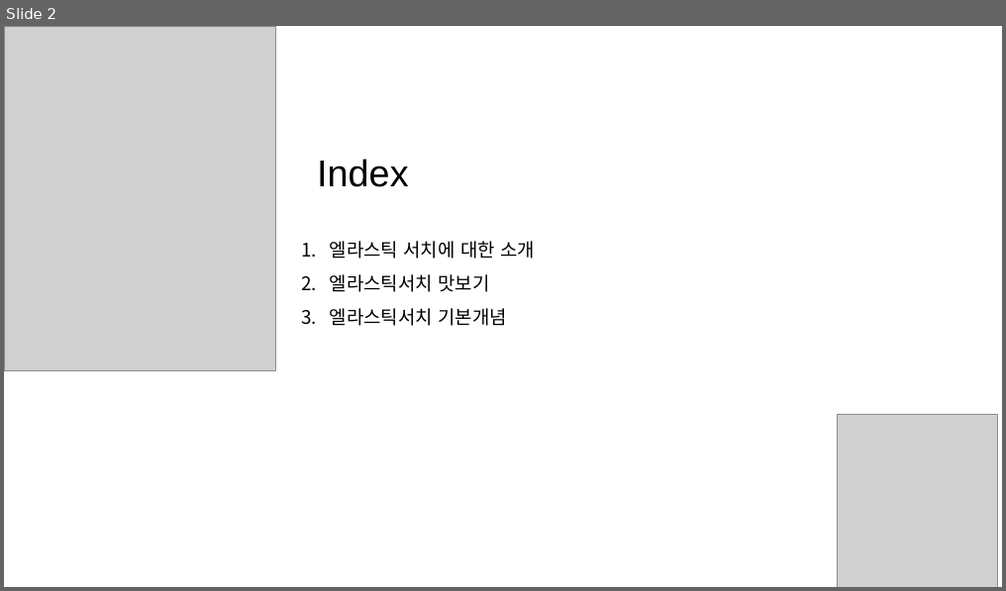
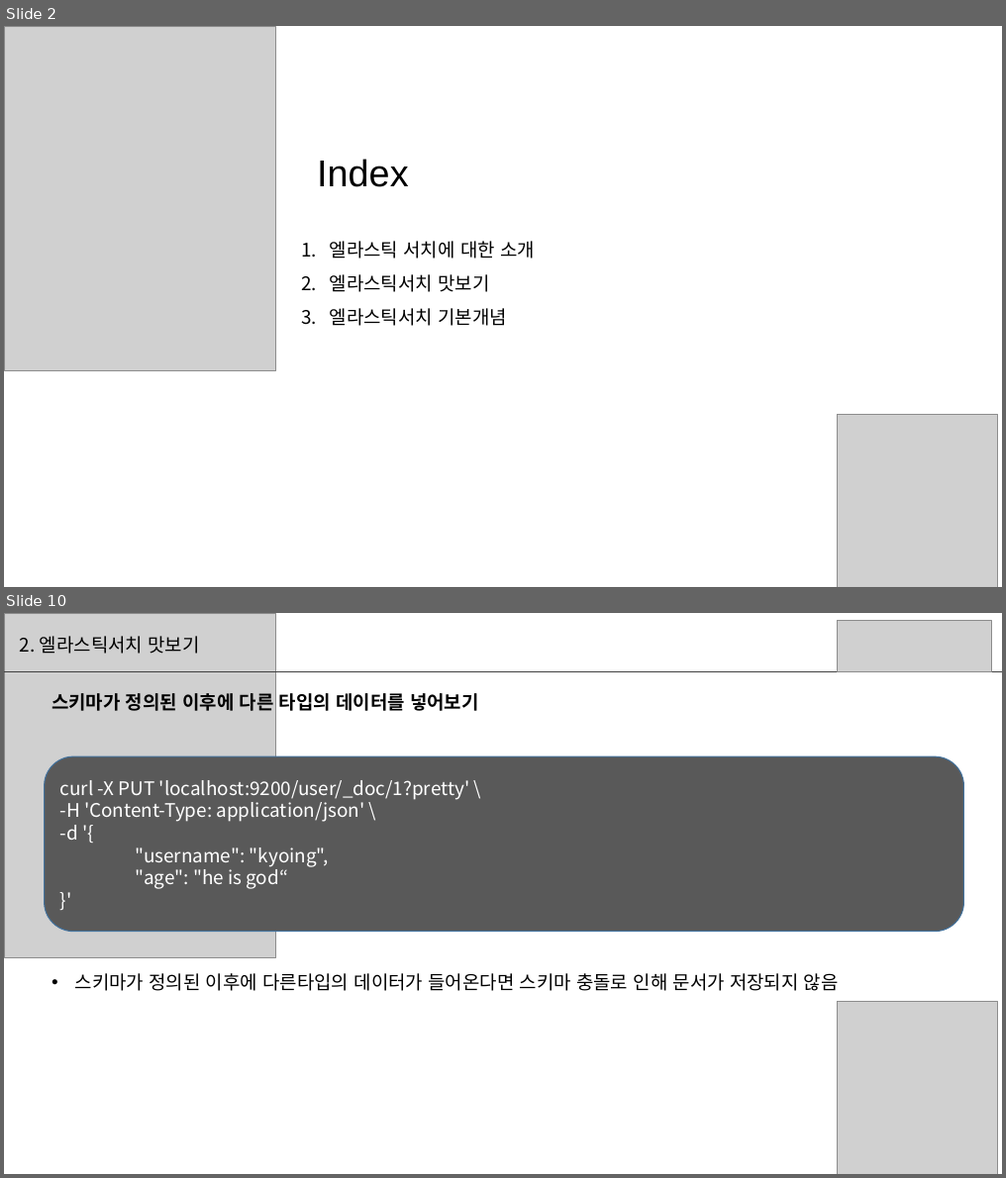
Before and after one commit to sup2is/dev-note, a slide deck: study/elasticsearch/Elasticsearch스터디1주차자료.pptx. Shown one above the other, each under a label of ours: slide 2 before the commit, slides 2 and 10 after it; the slides between them are not shown. The pictures are 1006x591 and 1006x1178 pixels, drawn with LibreOffice and Linux fonts; fonts in the diff are those of the drawing; grey boxes stand for pictures. Boxes give left, top, right and bottom in pixels: in the first picture for what was removed or moved away, otherwise in the second. Text is boxed around its words. In the diff, an @@ line names an element or a change of style, - is before the commit and + after.

```diff
--- a/study/elasticsearch/Elasticsearch스터디1주차자료.pptx
+++ b/study/elasticsearch/Elasticsearch스터디1주차자료.pptx
@@ slide 10 added at <box>4,613,1002,1174</box>, background #FFFFFF @@
@@ picture added at <box>4,613,275,958</box> @@
@@ text added at <box>20,636,200,654</box>, 18 pt, text #000000 @@
+2. 엘라스틱서치 맛보기
@@ picture added at <box>838,620,991,671</box> @@
@@ line added from (4, 672) to (1002, 672), #404040 0.5 pt @@
@@ text added at <box>52,693,479,711</box>, 18 pt, text #000000, bold @@
+스키마가 정의된 이후에 다른 타입의 데이터를 넣어보기
@@ rounded rectangle added at <box>45,757,964,932</box>, fill #595959, outline #43739E 1 pt, 18 pt, text #FFFFFF @@
+curl -X PUT 'localhost:9200/user/_doc/1?pretty' \
+-H 'Content-Type: application/json' \
+-d '{
+"username": "kyoing",
+"age": "he is god“
+}'
@@ text added at <box>75,973,839,991</box>, 18 pt, text #000000 @@
+• 스키마가 정의된 이후에 다른타입의 데이터가 들어온다면 스키마 충돌로 인해 문서가 저장되지 않음
@@ picture added at <box>838,1001,997,1174</box> @@
```
Also in this commit, not shown: 3 slides changed, 19 other slides added, 1 other file.
